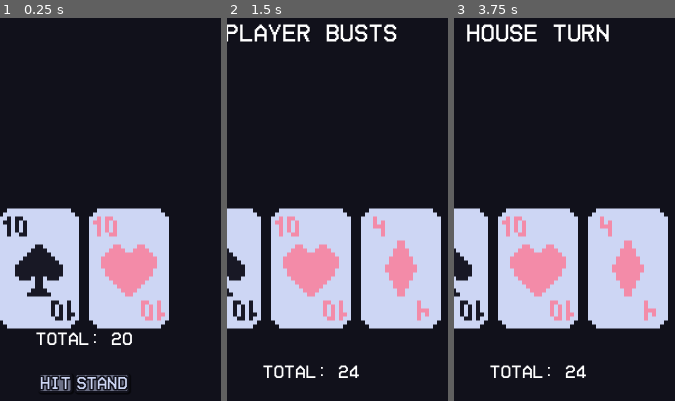
Above: before the commit, frames 1-3 (left to right).
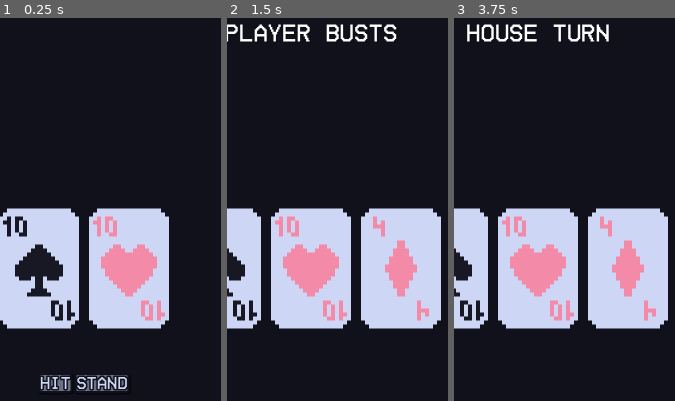
Above: after the commit, the same moments.

Repository: Virkkunen/twentyone
Game: Godot game, scene res://scenes/game.tscn
Two runs of this game, one before a commit and one after it. Both use one fixed random seed, a clock stepped at 60 frames per second and the inputs below.
Inputs (mouse positions are % of the whole screen's width and height, from its top left):
- Up to frame 1 (0.25 s): no input
- Up to frame 2 (1.5 s): click "HIT" at 0.5 s; tap Enter at 1.25 s; move the mouse to (86, 47) at 1.27 s; click (86, 47) at 1.42 s
- Up to frame 3 (3.75 s): tap Space at 2, 3.5 s; drag from (35, 57) to (53, 73) at 2.02 s; tap Enter at 2.75 s; move the mouse to (71, 29) at 2.77 s; click (71, 29) at 2.92 s; drag from (53, 73) to (22, 36) at 3.52 s
The pictures show only the part of the screen within x 40-90%, y 50-100%; the shares and areas given below are measured in that part.

The runs differ from the first frame. In frame 1, 0.6% of the frame differs, in the area x 16-60%, y 81-86%; in frame 2, 0.6%; in frame 3, 0.6%.

Commit message:
ui changes

Diff:
--- a/scenes/game.tscn
+++ b/scenes/game.tscn
@@ -299,30 +299,36 @@
 theme_override_constants/separation = 26
 alignment = 1
 
-[node name="Total" type="Label" parent="HUD/PlayerCanvas/Control/PlayerHUD/VBoxContainer"]
-layout_mode = 2
+[node name="ButtonsConditional" type="HBoxContainer" parent="HUD/PlayerCanvas/Control/PlayerHUD/VBoxContainer"]
+layout_mode = 2
+
+[node name="Buttons" type="HBoxContainer" parent="HUD/PlayerCanvas/Control/PlayerHUD/VBoxContainer"]
+z_index = 6
+layout_mode = 2
+size_flags_vertical = 3
+alignment = 1
+
+[node name="ButtonHit" type="Button" parent="HUD/PlayerCanvas/Control/PlayerHUD/VBoxContainer/Buttons"]
+layout_mode = 2
+theme = SubResource("Theme_uaoyn")
+text = "HIT"
+
+[node name="ButtonStand" type="Button" parent="HUD/PlayerCanvas/Control/PlayerHUD/VBoxContainer/Buttons"]
+layout_mode = 2
+theme = SubResource("Theme_uaoyn")
+text = "Stand"
+
+[node name="Total" type="Label" parent="HUD/PlayerCanvas/Control"]
+layout_mode = 2
+anchor_top = -0.075
+anchor_bottom = -0.075
+offset_left = 50.0
+offset_top = 1790.0
+offset_right = 1030.0
+offset_bottom = 1823.0
 theme_override_fonts/font = ExtResource("4_1romf")
 theme_override_font_sizes/font_size = 36
 text = "Total: 21"
 horizontal_alignment = 1
 vertical_alignment = 1
 metadata/_edit_use_anchors_ = true
-
-[node name="ButtonsConditional" type="HBoxContainer" parent="HUD/PlayerCanvas/Control/PlayerHUD/VBoxContainer"]
-layout_mode = 2
-
-[node name="Buttons" type="HBoxContainer" parent="HUD/PlayerCanvas/Control/PlayerHUD/VBoxContainer"]
-z_index = 6
-layout_mode = 2
-size_flags_vertical = 3
-alignment = 1
-
-[node name="ButtonHit" type="Button" parent="HUD/PlayerCanvas/Control/PlayerHUD/VBoxContainer/Buttons"]
-layout_mode = 2
-theme = SubResource("Theme_uaoyn")
-text = "HIT"
-
-[node name="ButtonStand" type="Button" parent="HUD/PlayerCanvas/Control/PlayerHUD/VBoxContainer/Buttons"]
-layout_mode = 2
-theme = SubResource("Theme_uaoyn")
-text = "Stand"
--- a/scripts/game.gd
+++ b/scripts/game.gd
@@ -114,6 +114,7 @@
 
 func house_start_turn() -> void:
 	InfoLabel.text = "House turn"
+	# this spaghetti removes the card back texture
 	$House/CanvasLayer/Control/CenterContainer/HBoxContainer.get_child(1).get_child(0).queue_free()
 	await get_tree().create_timer(2).timeout
 	if Global.house_total < 17:
--- a/scripts/hud.gd
+++ b/scripts/hud.gd
@@ -1,7 +1,8 @@
 extends CanvasGroup
 
 @onready var HouseHUD = $HouseCanvas/Control/HouseHUD
-@onready var PlayerHUD = $PlayerCanvas/Control/PlayerHUD/VBoxContainer
+# @onready var PlayerHUD = $PlayerCanvas/Control/PlayerHUD/VBoxContainer
+@onready var LabelPlayerTotal = $PlayerCanvas/Control/Total
 @onready var ButtonHit = $PlayerCanvas/Control/PlayerHUD/VBoxContainer/Buttons/ButtonHit
 
 func _ready() -> void:
@@ -9,7 +10,7 @@
 	Global.connect("house_total_changed", _on_house_total_changed)
 
 func _on_player_total_changed() -> void:
-	PlayerHUD.get_node("Total").text = "Total: " + str(Global.player_total)
+	LabelPlayerTotal.text = "Total: " + str(Global.player_total)
 
 func _on_house_total_changed() -> void:
 	HouseHUD.get_node("Total").text = "Total: " + str(Global.house_total)
